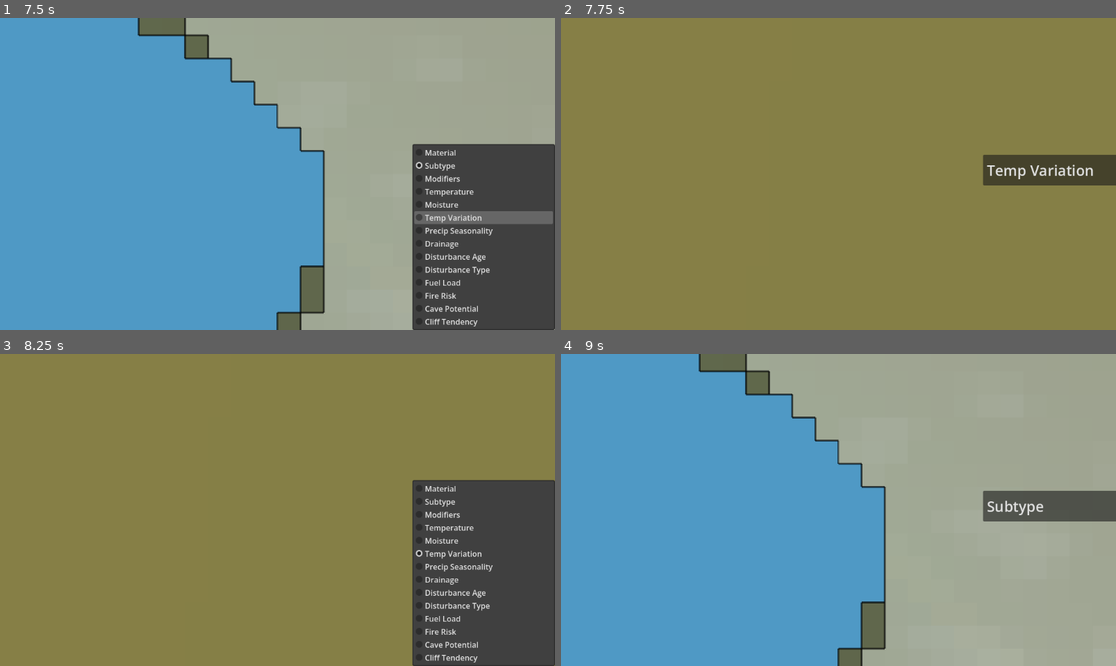
Above: before the commit, frames 1-4 (two rows, left to right).
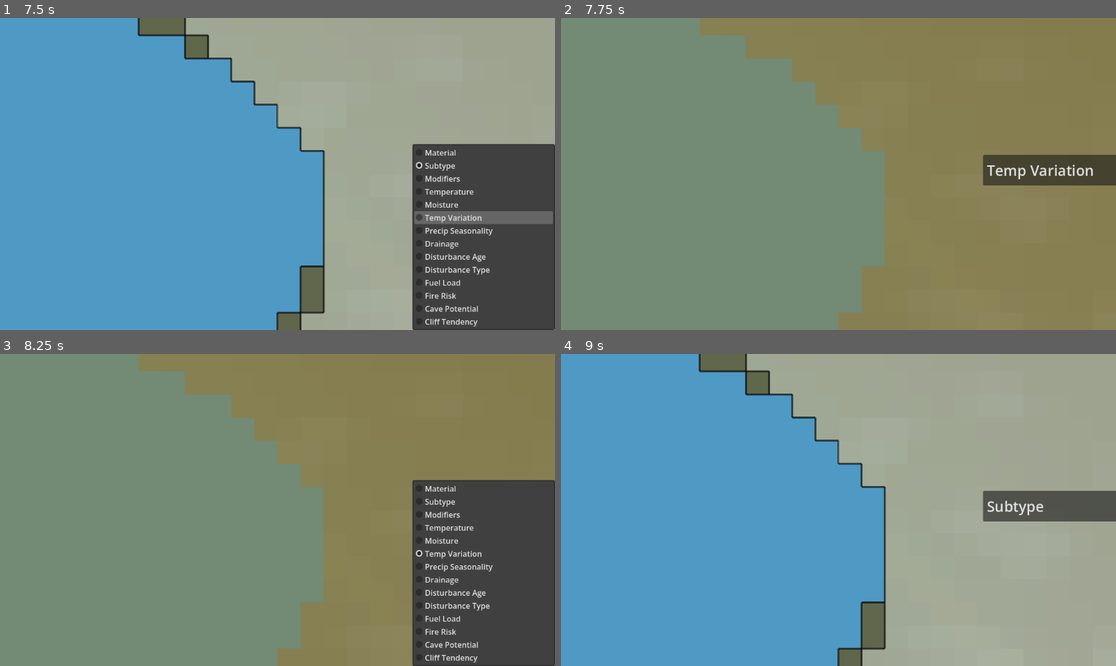
Above: after the commit, the same moments.

Repository: joahreason/explore
Game: Godot game, scene res://world.tscn
Same seed, same stepped clock (60 frames per second), same inputs: the game is played once before the commit and once after it.
Inputs (mouse positions are in pixels of both pictures, inside the frame that each line leads up to):
- Up to frame 1 (7.5 s): click "Material" at 0.5 s; click "Material" at 1.25 s; click "Subtype" at 2 s; click "Subtype" at 2.75 s; click "Subtype" at 3.5 s; tap Enter at 4.25, 5.75, 7.25 s; move the mouse to (399, 158) at 4.27 s; tap B at 4.35, 5.85, 7.35 s; click (399, 158) at 4.42 s; tap Space at 5, 6.5 s; drag from (166, 189) to (249, 236) at 5.02 s; move the mouse to (333, 105) at 5.77 s; click (333, 105) at 5.92 s; drag from (249, 236) to (111, 127) at 6.52 s; move the mouse to (444, 220) at 7.27 s; click (444, 220) at 7.42 s
- Up to frame 2 (7.75 s): no input
- Up to frame 3 (8.25 s): click "Temp Variation" at 8 s
- Up to frame 4 (9 s): click "Temp Variation" at 8.75 s

Frame 1 is identical in both runs. In frame 2, 50% of the frame differs, in the area x 0-59%, y 0-100%; in frame 3, 50%; in frame 4, nothing differs.

Commit message:
Blend heatmap views onto the Material look instead of replacing it
Temperature/Moisture/Drainage/etc previously swapped out the chunk's
base color entirely, losing all terrain context - hard to tell how a
field actually correlates with the generated landscape. ChunkManager
now lerps the heatmap color onto the Material color at 65% strength
(HEATMAP_OVERLAY_STRENGTH) instead, so the terrain stays visible under
the tint. Still one Sprite2D per chunk, no extra draw cost. Base
Biome/Subtype/Modifiers label views are unaffected (already used
Material as their base). Verified headlessly that Material stays
unblended, heatmap views produce the exact expected lerp, and a visual
render shows the coastline/terrain texture still legible under each tint.

Co-Authored-By: Claude Sonnet 5 <noreply@anthropic.com>
Claude-Session: https://claude.ai/code/session_01FGRKBehJuHB2bSj53HPTpB

Diff:
--- a/scripts/chunk_manager.gd
+++ b/scripts/chunk_manager.gd
@@ -223,10 +223,27 @@
 			_unload_chunk(c)
 
 
+## Heatmap views are blended on top of the Material look rather than
+## replacing it outright, so the terrain stays visible as context for how
+## each field actually affects generation (e.g. you can still see the
+## coastline/vegetation under a temperature heatmap instead of losing it).
+const HEATMAP_OVERLAY_STRENGTH := 0.65
+
 ## Picks the color function for the current view mode. BASE_BIOME has no
 ## dedicated per-tile color of its own - it keeps the Material look as its
 ## base image and relies entirely on the drawn label overlay on top.
 func _color_for(sample: Dictionary) -> Color:
+	var heatmap_color: Variant = _heatmap_color_for(sample)
+	if heatmap_color == null:
+		return DebugColorizerScript.color_for(sample)
+	var material_color: Color = DebugColorizerScript.color_for(sample)
+	return material_color.lerp(heatmap_color, HEATMAP_OVERLAY_STRENGTH)
+
+
+## Returns null (not a heatmap view, or BASE_BIOME/SUBTYPE/MODIFIERS which
+## use the plain Material look as their overlay base) so _color_for can
+## fall back to pure Material with no blending cost.
+func _heatmap_color_for(sample: Dictionary):
 	match _view_mode:
 		ViewMode.TEMPERATURE:
 			return HeatmapColorizerScript.temperature(sample)
@@ -251,7 +268,7 @@
 		ViewMode.CLIFF_TENDENCY:
 			return HeatmapColorizerScript.cliff_tendency(sample)
 		_:
-			return DebugColorizerScript.color_for(sample)
+			return null
 
 
 ## lod_step tiles collapse into one sample (taken at the block's center);
--- a/scripts/heatmap_colorizer.gd
+++ b/scripts/heatmap_colorizer.gd
@@ -3,9 +3,11 @@
 
 ## Debug render-method views: each function maps one WorldGen sample() field
 ## to a flat color via a simple ramp (same lerp technique as
-## DebugColorizer._water_color). These REPLACE a chunk's base image color
-## (see ChunkManager.ViewMode) rather than drawing as an overlay - swapping
-## Sprite2D.texture is enough, no extra node/layer needed.
+## DebugColorizer._water_color). ChunkManager blends this on top of the
+## Material look (see ChunkManager._color_for/HEATMAP_OVERLAY_STRENGTH)
+## rather than swapping it out entirely, so terrain stays visible as context
+## for how the field affects generation - still just one Sprite2D per chunk,
+## no extra node/layer needed.
 
 const COLD := Color(0.15, 0.35, 0.85)
 const NEUTRAL := Color(0.85, 0.85, 0.85)
